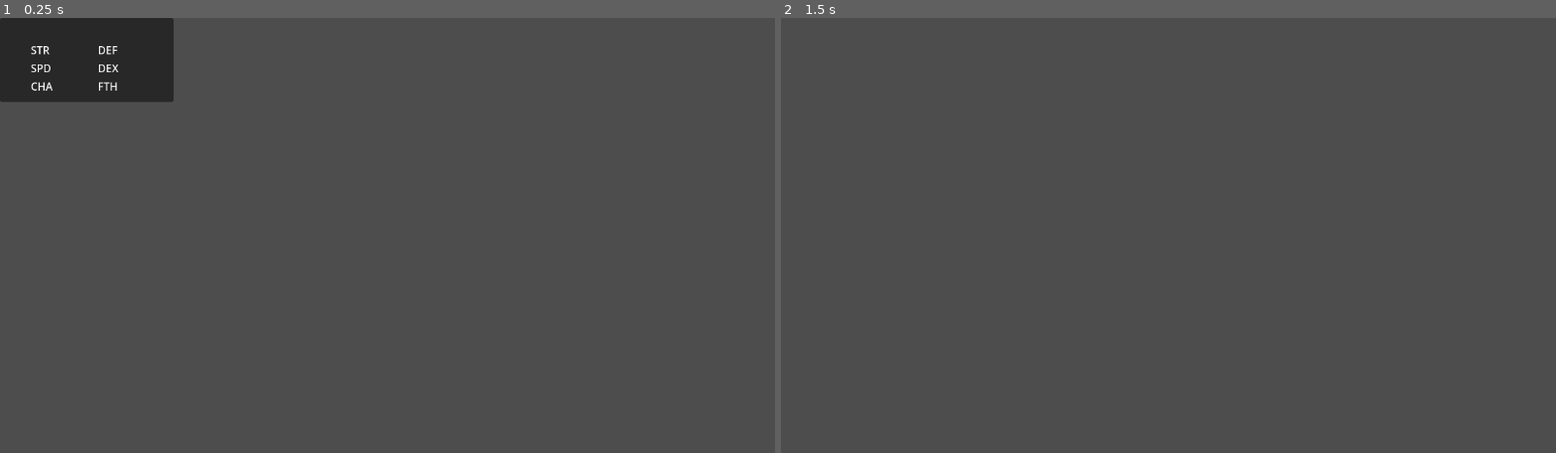
Above: before the commit, frames 1-2 (left to right).
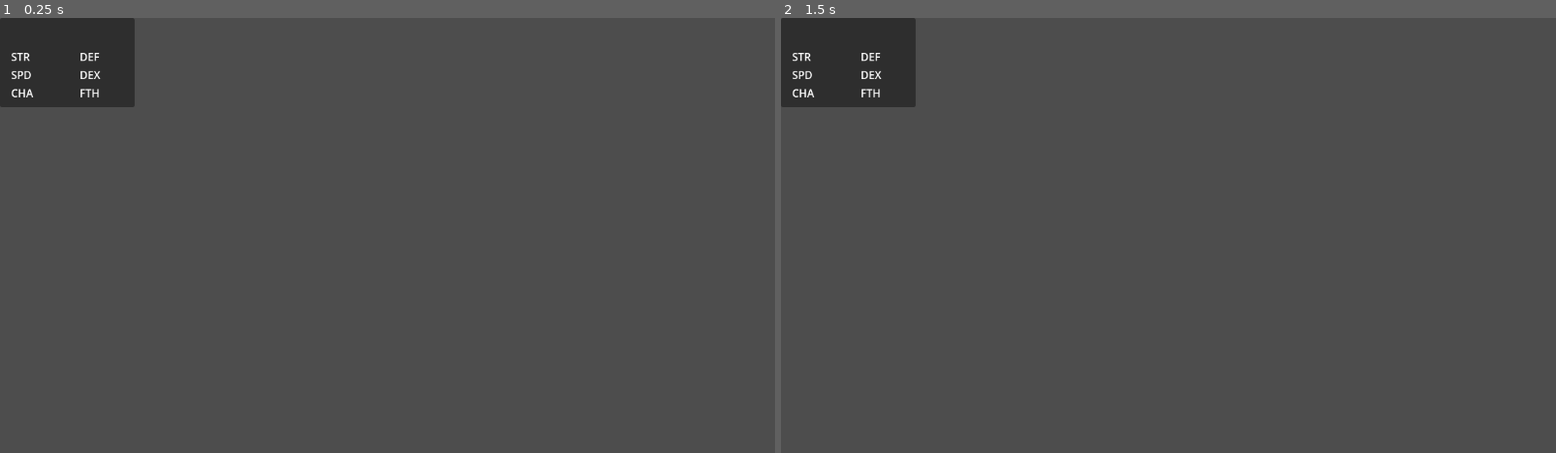
Above: after the commit, the same moments.

Repository: oldhame19/TTRPG
Game: Godot game, scene res://GUI/UnitInfo/unit_stats_box.tscn
The game is run twice, just before and just after one commit, with the same random seed, the same clock (stepped at 60 frames per second) and the same inputs. This scene is started directly instead of the project's main scene.
Inputs (mouse positions are in pixels of both pictures, inside the frame that each line leads up to):
- Up to frame 1 (0.25 s): no input
- Up to frame 2 (1.5 s): tap Enter (ui_accept) at 0.5, 0.77, 1.25 s; move the mouse to (1339, 213) at 0.52 s; press the mouse at (1339, 213) at 0.53 s; hold Right (ui_right) 0.53-1.28 s; move the mouse to (1013, 257) at 1.27 s; release the mouse at (1013, 257) at 1.28 s; hold Down (ui_down) from 1.28 s (still down); click (1013, 257) at 1.35 s

The runs differ from the first frame. In frame 1, 1.5% of the frame differs, in the area x 0-23%, y 0-21%; in frame 2, 3.5%, in the area x 0-18%, y 0-21%.

Commit message:
Summary 2
Fixed unit info panel and unit stat box disappearing issues

Diff:
--- a/GUI/ActionMenu/ActionMenu.gd
+++ b/GUI/ActionMenu/ActionMenu.gd
@@ -7,6 +7,7 @@
 var game_board: GameBoard  # assign before _ready runs
 var trade_mode_active: bool = false
 var _current_trade_scene: Control = null
+var opened_from_summary: bool = false
 var _trade_menu_scene := preload("res://GUI/ActionMenu/trade_ui.tscn")
 
 func _ready() -> void:
@@ -170,9 +171,15 @@
 	cursor.show()
 	queue_free()
 
+
 func _on_summary_button_pressed() -> void:
 	var selected_unit = get_parent()._active_unit
 	if not selected_unit:
+		return
+
+	# Safeguard against missing stats
+	if not selected_unit.current_stats:
+		push_error("Unit has no stats assigned!")
 		return
 
 	# Show held items menu (right side)
@@ -182,21 +189,27 @@
 	held_items_menu.opened_from_summary = true
 	get_tree().get_root().add_child(held_items_menu)
 	held_items_menu.get_node("Panel/CloseButton").visible = false
-	held_items_menu.get_node("Panel").position = Vector2(750, 73)  # adjust as needed
+	held_items_menu.get_node("Panel").position = Vector2(750, 73)
 
 	# Show unit stats box (left side)
 	var stat_box_scene = preload("res://GUI/UnitInfo/unit_stats_box.tscn")
 	var stat_box = stat_box_scene.instantiate()
-	get_tree().get_root().add_child(stat_box)
-	stat_box.position = Vector2(50, 400)  # Adjust to desired screen location
-	stat_box.show_unit_stats(selected_unit.current_stats)
+	add_child(stat_box)
+	stat_box.position = Vector2(50, 400)
+
+	# Ensure stats are valid before showing them
+	if selected_unit.current_stats:
+		stat_box.show_unit_stats(selected_unit.current_stats)
+	else:
+		stat_box.show_none() # You'll want to add a fallback method like this
+	opened_from_summary = true
 
 	# Hide all buttons except Cancel
 	for button in $VBoxContainer.get_children():
 		if button.name != "CancelButton":
 			button.visible = false
 
-	# Restore action menu buttons after both menus close
+	# Restore buttons when menus close
 	var check_restore := func():
 		if not is_instance_valid(held_items_menu) and not is_instance_valid(stat_box):
 			for button in $VBoxContainer.get_children():
@@ -206,38 +219,73 @@
 	stat_box.tree_exited.connect(check_restore)
 
 
-
 func _on_cancel_button_pressed() -> void:
 	if trade_mode_active:
 		trade_mode_active = false
-
 		game_board._unit_overlay.clear_tradeable_cells()
 
+		# Restore buttons
 		for button in $VBoxContainer.get_children():
 			button.visible = true
 		$VBoxContainer/CancelButton.visible = true
 
+		# Reset cursor
 		cursor.restricted_cells.clear()
 		cursor.reset_cursor()
 		cursor.set_pointer_visible(true)
 		cursor.hide()
 		cursor.process_mode = Node.PROCESS_MODE_DISABLED
 
+		# Restore unit info panel
 		if game_board._unit_info_panel and game_board._active_unit:
 			game_board._unit_info_panel.update_info(game_board._active_unit)
 			game_board._unit_info_panel.visible = true
+
+	elif opened_from_summary:
+		# Remove summary UI elements
+		for child in get_tree().get_root().get_children():
+			if child is HeldItemsMenu:
+				child.queue_free()
+		for child in get_children():
+			if child is UnitStatsBox:
+				child.queue_free()
+
+		# Restore buttons
+		for button in $VBoxContainer.get_children():
+			button.visible = true
+		$VBoxContainer/CancelButton.visible = true
+
+		# Keep action menu open, hide cursor
+		cursor.hide()
+		cursor.process_mode = Node.PROCESS_MODE_DISABLED
+		cursor.restricted_cells.clear()
+		cursor.reset_cursor()
+		cursor.set_pointer_visible(true)
+
+		# Restore unit info panel
+		if game_board._unit_info_panel and game_board._active_unit:
+			game_board._unit_info_panel.update_info(game_board._active_unit)
+			game_board._unit_info_panel.visible = true
+
+		opened_from_summary = false
+
 	else:
-		# Normal cancel
+		# Default behavior — back to board
 		get_parent()._reset_unit()
-		cursor.process_mode = Node.PROCESS_MODE_INHERIT
+
 		cursor.restricted_cells.clear()
 		cursor.reset_cursor()
 		cursor.set_pointer_visible(true)
 		cursor.show()
-
-	# Close all active held items menus
-	for child in get_tree().get_root().get_children():
-		if child is HeldItemsMenu:
-			child.queue_free()
-
-	queue_free()
+		cursor.process_mode = Node.PROCESS_MODE_INHERIT
+
+		# Clear lingering UI
+		for child in get_tree().get_root().get_children():
+			if child is HeldItemsMenu:
+				child.queue_free()
+
+		# Restore unit info panel
+		if game_board._unit_info_panel and game_board._active_unit:
+			game_board._unit_info_panel.visible = true
+
+		queue_free()
--- a/GUI/UnitInfo/unit_stats_box.gd
+++ b/GUI/UnitInfo/unit_stats_box.gd
@@ -1,7 +1,8 @@
-extends PopupPanel
+extends Control
 class_name UnitStatsBox
 
 @onready var stat_grid := $MarginContainer/VBoxContainer/GridContainer
+@onready var total_label := $MarginContainer/VBoxContainer/TotalsPanel/TotalLabel
 
 @onready var str_label := stat_grid.get_node("StrengthLabel")
 @onready var def_label := stat_grid.get_node("DefenseLabel")
@@ -17,7 +18,7 @@
 @onready var cha := stat_grid.get_node("cha")
 @onready var fth := stat_grid.get_node("fth")
 
-@onready var total_label := $MarginContainer/VBoxContainer/TotalsPanel/TotalLabel
+
 
 func show_unit_stats(stats: StatBlock) -> void:
 	if stats == null:
--- a/GUI/UnitInfo/unit_stats_box.tscn
+++ b/GUI/UnitInfo/unit_stats_box.tscn
@@ -2,17 +2,24 @@
 
 [ext_resource type="Script" uid="uid://jngboc5cq1jg" path="res://GUI/UnitInfo/unit_stats_box.gd" id="1_eveo5"]
 
-[node name="UnitStatsBox" type="PopupPanel"]
-size = Vector2i(258, 125)
-visible = true
+[node name="UnitStatsBox" type="Control"]
+layout_mode = 3
+anchors_preset = 0
+offset_right = 208.0
+offset_bottom = 100.0
 script = ExtResource("1_eveo5")
+
+[node name="Panel" type="Panel" parent="."]
+layout_mode = 0
+offset_right = 200.0
+offset_bottom = 133.0
 
 [node name="MarginContainer" type="MarginContainer" parent="."]
 custom_minimum_size = Vector2(100, 0)
 offset_left = 4.0
 offset_top = 4.0
-offset_right = 254.0
-offset_bottom = 121.0
+offset_right = 204.0
+offset_bottom = 131.0
 
 [node name="VBoxContainer" type="VBoxContainer" parent="MarginContainer"]
 layout_mode = 2
@@ -27,10 +34,10 @@
 [node name="TotalLabel" type="Label" parent="MarginContainer/VBoxContainer/TotalsPanel"]
 custom_minimum_size = Vector2(50, 0)
 layout_mode = 0
-offset_left = -52.0
-offset_top = -21.0
-offset_right = 50.0
-offset_bottom = 23.0
+offset_left = -56.0
+offset_top = -30.0
+offset_right = 46.0
+offset_bottom = 14.0
 horizontal_alignment = 1
 
 [node name="GridContainer" type="GridContainer" parent="MarginContainer/VBoxContainer"]
@@ -43,7 +50,7 @@
 [node name="StrengthLabel" type="Label" parent="MarginContainer/VBoxContainer/GridContainer"]
 layout_mode = 2
 size_flags_horizontal = 3
-text = "    STR"
+text = "   STR"
 
 [node name="str" type="Label" parent="MarginContainer/VBoxContainer/GridContainer"]
 layout_mode = 2
@@ -62,7 +69,7 @@
 
 [node name="SpeedLabel" type="Label" parent="MarginContainer/VBoxContainer/GridContainer"]
 layout_mode = 2
-text = "    SPD"
+text = "   SPD"
 
 [node name="spd" type="Label" parent="MarginContainer/VBoxContainer/GridContainer"]
 layout_mode = 2
@@ -78,7 +85,7 @@
 
 [node name="CharismaLabel" type="Label" parent="MarginContainer/VBoxContainer/GridContainer"]
 layout_mode = 2
-text = "    CHA"
+text = "   CHA"
 
 [node name="cha" type="Label" parent="MarginContainer/VBoxContainer/GridContainer"]
 layout_mode = 2
